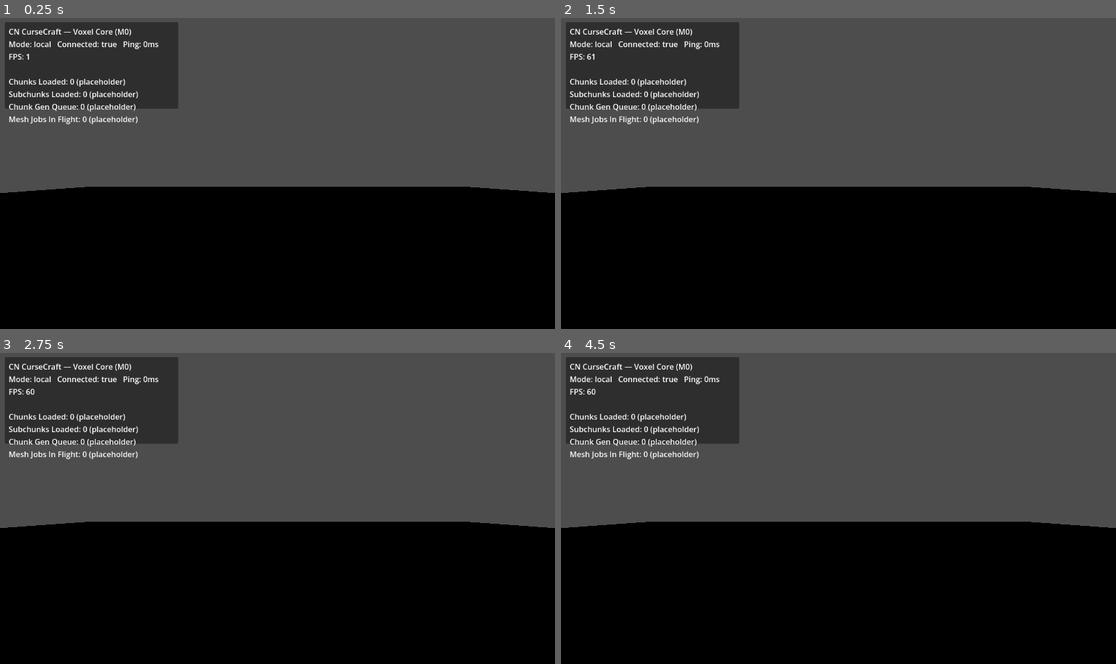
Above: before the commit, frames 1-4 (two rows, left to right).
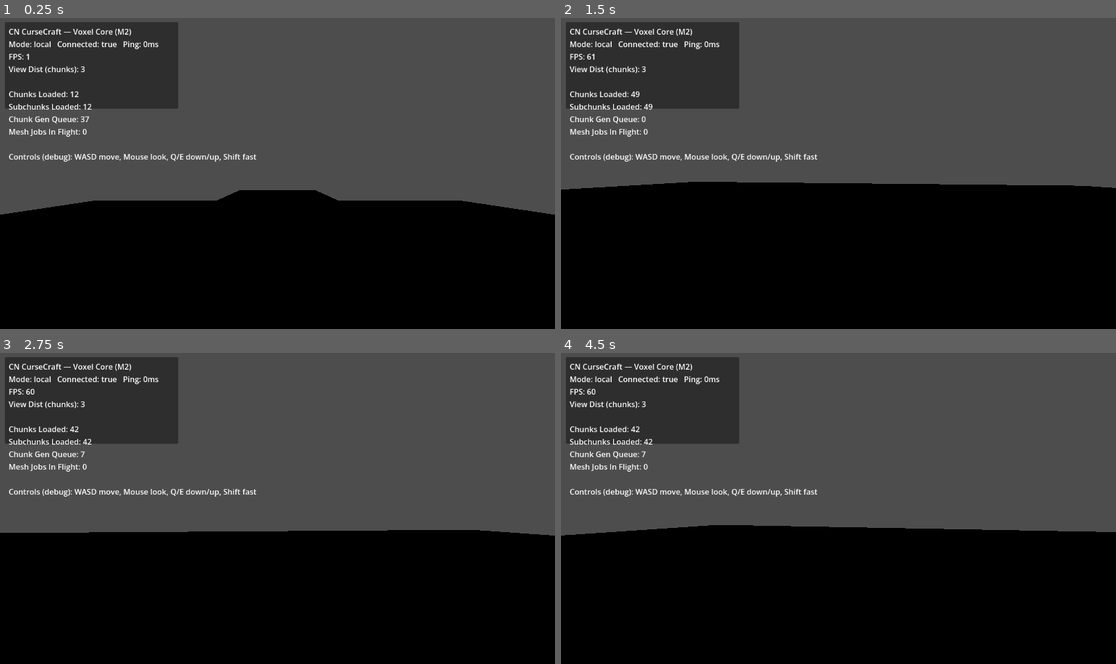
Above: after the commit, the same moments.

Repository: tomatoo1572/cn-curse-craft
Game: Godot game, scene res://client/scenes/Main.tscn
The game is run twice, just before and just after one commit, with the same random seed, the same clock (stepped at 60 frames per second) and the same inputs.
Inputs (mouse positions are in pixels of both pictures, inside the frame that each line leads up to):
- Up to frame 1 (0.25 s): no input
- Up to frame 2 (1.5 s): tap Enter at 0.5 s; move the mouse to (866, 170) at 0.52 s; hold Shift (move_fast, bound only after the commit) 0.53-1.28 s; hold W (move_forward, bound only after the commit) from 0.53 s (still down); click (866, 170) at 0.67 s; move the mouse to (810, 173) at 1.27 s; tap Shift (move_fast, bound only after the commit) at 1.35 s; click (810, 173) at 1.42 s
- Up to frame 3 (2.75 s): keep holding W (move_forward, bound only after the commit); move the mouse to (288, 502) at 2.02 s; hold Shift (move_fast, bound only after the commit) from 2.03 s (still down); click (288, 502) at 2.17 s
- Up to frame 4 (4.5 s): keep holding W (move_forward, bound only after the commit); move the mouse to (832, 511) at 2.77 s; release Shift (move_fast, bound only after the commit) at 2.78 s; tap Shift (move_fast, bound only after the commit) at 2.85, 4.35 s; click (832, 511) at 2.92 s; move the mouse to (877, 511) at 3.52 s; hold Shift (move_fast, bound only after the commit) 3.53-4.28 s; click (877, 511) at 3.67 s; move the mouse to (794, 505) at 4.27 s; click (794, 505) at 4.42 s

The runs differ from the first frame. In frame 1, 6.0% of the frame differs, in the area x 0-100%, y 3-64%; in frame 2, 2.7%; in frame 3, 4.5%; in frame 4, 3.7%.

Commit message:
M1 / 2
M1: voxel data + render one chunk (naive meshing)

M2: streaming stabilized (retry + prioritize + budget) + fly fix

Diff:
--- a/client/ClientMain.gd
+++ b/client/ClientMain.gd
@@ -1,9 +1,42 @@
 extends Node3D
 
+const BlockRegistryScript = preload("res://shared/voxel/BlockRegistry.gd")
+const ChunkWorldScript = preload("res://client/voxel/ChunkWorld.gd")
+const DebugFlyControllerScript = preload("res://client/DebugFlyController.gd")
+
 @onready var camera: Camera3D = $Player/Camera3D
+@onready var player: Node3D = $Player
 
 var _transport: Node = null
 var _server: Node = null
+
+var _blocks = null
+var _chunk_world: Node3D = null
+
+func _ready() -> void:
+	_blocks = BlockRegistryScript.new()
+	_ensure_chunk_world()
+	_ensure_debug_fly_controller_node()
+
+func _ensure_chunk_world() -> void:
+	_chunk_world = get_node_or_null("ChunkWorld") as Node3D
+	if _chunk_world == null:
+		_chunk_world = Node3D.new()
+		_chunk_world.name = "ChunkWorld"
+		_chunk_world.set_script(ChunkWorldScript)
+		add_child(_chunk_world)
+
+func _ensure_debug_fly_controller_node() -> void:
+	# Reliable: create a child node with the controller script.
+	# This guarantees _ready/_process run.
+	var existing := player.get_node_or_null("DebugFlyController")
+	if existing != null:
+		return
+
+	var ctrl := Node.new()
+	ctrl.name = "DebugFlyController"
+	ctrl.set_script(DebugFlyControllerScript)
+	player.add_child(ctrl)
 
 func boot_local_singleplayer(server: Node, transport: Node) -> void:
 	_server = server
@@ -11,23 +44,32 @@
 
 	Log.info("[client] boot local singleplayer")
 
-	var join_variant: Variant = _transport.call("request_join_world")
-	if typeof(join_variant) != TYPE_DICTIONARY:
+	var join_v: Variant = _transport.call("request_join_world")
+	if typeof(join_v) != TYPE_DICTIONARY:
 		Log.error("[client] join_world returned non-dictionary")
 		return
 
-	var join: Dictionary = join_variant as Dictionary
+	var join: Dictionary = join_v as Dictionary
 	if not join.get("ok", false):
 		Log.error("[client] failed to join world")
 		return
 
-	var spawn_variant: Variant = join.get("spawn_pos", Vector3(0, 2, 0))
-	var spawn: Vector3 = Vector3(0, 2, 0)
-	if typeof(spawn_variant) == TYPE_VECTOR3:
-		spawn = spawn_variant as Vector3
+	var spawn_v: Variant = join.get("spawn_pos", Vector3(0, 6, 0))
+	var spawn: Vector3 = Vector3(0, 6, 0)
+	if typeof(spawn_v) == TYPE_VECTOR3:
+		spawn = spawn_v as Vector3
 
-	$Player.global_position = spawn
-	Log.info("[client] joined world seed=%s spawn=%s" % [str(join.get("seed", 0)), str(spawn)])
+	player.global_position = spawn
+
+	_chunk_world.call("setup", _transport, _blocks, player)
+
+	Input.set_mouse_mode(Input.MOUSE_MODE_CAPTURED)
+
+	Stats.mode = "local"
+	Stats.connected = true
+	Stats.ping_ms = 0
+
+	Log.info("[client] joined; streaming enabled")
 
 func _unhandled_input(event: InputEvent) -> void:
 	if event is InputEventKey and event.pressed and not event.echo:
--- /dev/null
+++ b/client/DebugFlyController.gd
@@ -0,0 +1,90 @@
+extends Node
+
+@export var mouse_sensitivity: float = 0.003
+@export var move_speed: float = 12.0
+@export var fast_multiplier: float = 3.0
+@export var up_down_speed: float = 10.0
+
+var _yaw: float = 0.0
+var _pitch: float = 0.0
+
+var _player: Node3D = null
+var _camera: Camera3D = null
+
+func _ready() -> void:
+	_player = get_parent() as Node3D
+	if _player == null:
+		push_error("DebugFlyController must be a child of a Node3D (Player).")
+		return
+
+	_camera = _player.get_node_or_null("Camera3D") as Camera3D
+	if _camera == null:
+		push_error("DebugFlyController: Expected Player/Camera3D.")
+		return
+
+	_ensure_input_actions()
+
+	# Initialize yaw/pitch from current transforms
+	_yaw = _player.rotation.y
+	_pitch = _camera.rotation.x
+
+func _ensure_input_actions() -> void:
+	_add_key_action("move_forward", KEY_W)
+	_add_key_action("move_back", KEY_S)
+	_add_key_action("move_left", KEY_A)
+	_add_key_action("move_right", KEY_D)
+	_add_key_action("move_up", KEY_E)
+	_add_key_action("move_down", KEY_Q)
+	_add_key_action("move_fast", KEY_SHIFT)
+
+func _add_key_action(action: String, keycode: int) -> void:
+	if InputMap.has_action(action):
+		return
+	InputMap.add_action(action)
+	var ev := InputEventKey.new()
+	ev.keycode = keycode
+	InputMap.action_add_event(action, ev)
+
+func _unhandled_input(event: InputEvent) -> void:
+	if _player == null or _camera == null:
+		return
+
+	if event is InputEventMouseMotion and Input.get_mouse_mode() == Input.MOUSE_MODE_CAPTURED:
+		var mm := event as InputEventMouseMotion
+		_yaw -= mm.relative.x * mouse_sensitivity
+		_pitch -= mm.relative.y * mouse_sensitivity
+		_pitch = clamp(_pitch, deg_to_rad(-89.0), deg_to_rad(89.0))
+
+		_player.rotation.y = _yaw
+		_camera.rotation.x = _pitch
+
+func _process(delta: float) -> void:
+	if _player == null or _camera == null:
+		return
+
+	var fast: float = fast_multiplier if Input.is_action_pressed("move_fast") else 1.0
+
+	var dir := Vector3.ZERO
+	if Input.is_action_pressed("move_forward"):
+		dir.z -= 1.0
+	if Input.is_action_pressed("move_back"):
+		dir.z += 1.0
+	if Input.is_action_pressed("move_left"):
+		dir.x -= 1.0
+	if Input.is_action_pressed("move_right"):
+		dir.x += 1.0
+
+	if dir.length_squared() > 0.0:
+		dir = dir.normalized()
+		var forward := -_player.global_transform.basis.z
+		var right := _player.global_transform.basis.x
+
+		# FIX: W/S were inverted because dir.z is negative for forward.
+		# Use -dir.z so forward movement goes forward.
+		var move := (forward * (-dir.z) + right * dir.x) * move_speed * fast * delta
+		_player.global_position += move
+
+	if Input.is_action_pressed("move_up"):
+		_player.global_position.y += up_down_speed * fast * delta
+	if Input.is_action_pressed("move_down"):
+		_player.global_position.y -= up_down_speed * fast * delta
--- a/client/scenes/Main.tscn
+++ b/client/scenes/Main.tscn
@@ -23,6 +23,7 @@
 
 [node name="Ground" type="MeshInstance3D" parent="ClientRoot/ClientMain" unique_id=47676382]
 transform = Transform3D(50, 0, 0, 0, 1, 0, 0, 0, 50, 0, 0, 0)
+visible = false
 mesh = SubResource("PlaneMesh_qagc2")
 
 [node name="DebugOverlay" parent="." unique_id=775984326 instance=ExtResource("3_qagc2")]
--- a/client/ui/DebugOverlay.gd
+++ b/client/ui/DebugOverlay.gd
@@ -10,13 +10,16 @@
 		return
 
 	var lines: Array[String] = []
-	lines.append("CN CurseCraft — Voxel Core (M0)")
+	lines.append("CN CurseCraft — Voxel Core (M2)")
 	lines.append("Mode: %s   Connected: %s   Ping: %dms" % [Stats.mode, str(Stats.connected), Stats.ping_ms])
 	lines.append("FPS: %d" % Stats.fps)
+	lines.append("View Dist (chunks): %d" % Config.view_distance_chunks)
 	lines.append("")
-	lines.append("Chunks Loaded: %d (placeholder)" % Stats.chunks_loaded)
-	lines.append("Subchunks Loaded: %d (placeholder)" % Stats.subchunks_loaded)
-	lines.append("Chunk Gen Queue: %d (placeholder)" % Stats.chunk_gen_jobs_in_queue)
-	lines.append("Mesh Jobs In Flight: %d (placeholder)" % Stats.mesh_jobs_in_flight)
+	lines.append("Chunks Loaded: %d" % Stats.chunks_loaded)
+	lines.append("Subchunks Loaded: %d" % Stats.subchunks_loaded)
+	lines.append("Chunk Gen Queue: %d" % Stats.chunk_gen_jobs_in_queue)
+	lines.append("Mesh Jobs In Flight: %d" % Stats.mesh_jobs_in_flight)
+	lines.append("")
+	lines.append("Controls (debug): WASD move, Mouse look, Q/E down/up, Shift fast")
 
 	label.text = "\n".join(lines)
--- /dev/null
+++ b/client/voxel/ChunkRenderer.gd
@@ -0,0 +1,58 @@
+extends Node3D
+
+const MesherNaiveScript = preload("res://client/voxel/MesherNaive.gd")
+
+var _opaque_mi: MeshInstance3D
+var _trans_mi: MeshInstance3D
+
+var _opaque_mat: StandardMaterial3D
+var _trans_mat: StandardMaterial3D
+
+func _ready() -> void:
+	_ensure_children()
+	_build_materials()
+
+func _ensure_children() -> void:
+	_opaque_mi = get_node_or_null("Opaque")
+	if _opaque_mi == null:
+		_opaque_mi = MeshInstance3D.new()
+		_opaque_mi.name = "Opaque"
+		add_child(_opaque_mi)
+
+	_trans_mi = get_node_or_null("Transparent")
+	if _trans_mi == null:
+		_trans_mi = MeshInstance3D.new()
+		_trans_mi.name = "Transparent"
+		add_child(_trans_mi)
+
+func _build_materials() -> void:
+	_opaque_mat = StandardMaterial3D.new()
+	_opaque_mat.shading_mode = BaseMaterial3D.SHADING_MODE_PER_PIXEL
+	_opaque_mat.albedo_color = Color(0.65, 0.65, 0.70) # stone-ish placeholder
+
+	_trans_mat = StandardMaterial3D.new()
+	_trans_mat.transparency = BaseMaterial3D.TRANSPARENCY_ALPHA
+	_trans_mat.albedo_color = Color(0.7, 0.9, 1.0, 0.35)
+	_trans_mat.cull_mode = BaseMaterial3D.CULL_DISABLED
+
+func render_chunk_sub0(chunk, blocks) -> void:
+	# M1: we only render subchunk y=0 at chunk origin
+	var sub = chunk.get_sub(0)
+	if sub == null:
+		_opaque_mi.mesh = null
+		_trans_mi.mesh = null
+		return
+
+	var origin := Vector3(chunk.cx * 16, 0, chunk.cz * 16)
+	var result: Dictionary = MesherNaiveScript.build_mesh_for_subchunk(sub, blocks, origin)
+
+	var opaque_mesh: ArrayMesh = result["opaque"]
+	var trans_mesh: ArrayMesh = result["transparent"]
+
+	_opaque_mi.mesh = opaque_mesh
+	if _opaque_mi.mesh != null and _opaque_mi.mesh.get_surface_count() > 0:
+		_opaque_mi.set_surface_override_material(0, _opaque_mat)
+
+	_trans_mi.mesh = trans_mesh
+	if _trans_mi.mesh != null and _trans_mi.mesh.get_surface_count() > 0:
+		_trans_mi.set_surface_override_material(0, _trans_mat)
--- /dev/null
+++ b/client/voxel/ChunkWorld.gd
@@ -0,0 +1,174 @@
+extends Node3D
+
+const VoxelChunkScript = preload("res://shared/voxel/VoxelChunk.gd")
+const ChunkRendererScript = preload("res://client/voxel/ChunkRenderer.gd")
+
+var _transport: Node = null
+var _blocks = null
+var _player: Node3D = null
+
+# key "cx,cz" -> ChunkRenderer node
+var _renderers: Dictionary = {}
+
+# Desired requests waiting to be sent (Vector2i)
+var _request_queue: Array[Vector2i] = []
+
+# key -> next_retry_msec (int). If key exists, we are pending and should retry after that time.
+var _pending_until: Dictionary = {}
+
+# Tuning
+const REQUESTS_PER_FRAME: int = 4
+const PENDING_RETRY_MS: int = 200
+
+func setup(transport: Node, blocks, player: Node3D) -> void:
+	_transport = transport
+	_blocks = blocks
+	_player = player
+
+func _process(_delta: float) -> void:
+	if _transport == null or _blocks == null or _player == null:
+		return
+
+	_update_stream_sets()
+	_process_requests_budgeted()
+
+	# Stats
+	Stats.chunks_loaded = _renderers.size()
+	Stats.subchunks_loaded = _renderers.size()
+	Stats.chunk_gen_jobs_in_queue = _request_queue.size() + _pending_until.size()
+	Stats.mesh_jobs_in_flight = 0
+
+func _player_chunk() -> Vector2i:
+	var p: Vector3 = _player.global_position
+	var cx: int = int(floor(p.x / 16.0))
+	var cz: int = int(floor(p.z / 16.0))
+	return Vector2i(cx, cz)
+
+func _update_stream_sets() -> void:
+	var center: Vector2i = _player_chunk()
+	var vd: int = max(1, Config.view_distance_chunks)
+
+	# Build desired set and a sorted list by distance (near first)
+	var desired: Dictionary = {}
+	var ordered: Array[Vector2i] = []
+
+	for dz in range(-vd, vd + 1):
+		for dx in range(-vd, vd + 1):
+			var c := Vector2i(center.x + dx, center.y + dz)
+			var k := _key(c.x, c.y)
+			desired[k] = true
+			ordered.append(c)
+
+	# Sort by squared distance to center so near chunks load first
+	ordered.sort_custom(func(a: Vector2i, b: Vector2i) -> bool:
+		var da := (a.x - center.x) * (a.x - center.x) + (a.y - center.y) * (a.y - center.y)
+		var db := (b.x - center.x) * (b.x - center.x) + (b.y - center.y) * (b.y - center.y)
+		return da < db
+	)
+
+	# Enqueue missing (but never duplicate)
+	# We rebuild the queue each frame based on desired set to avoid stale duplicates.
+	var new_queue: Array[Vector2i] = []
+	for c in ordered:
+		var k2 := _key(c.x, c.y)
+		if _renderers.has(k2):
+			continue
+		# if pending, don't enqueue; pending will be retried by timer logic
+		if _pending_until.has(k2):
+			continue
+		new_queue.append(c)
+
+	_request_queue = new_queue
+
+	# Unload chunks no longer desired
+	var to_remove: Array[String] = []
+	for k3 in _renderers.keys():
+		if not desired.has(k3):
+			to_remove.append(k3)
+
+	for k4 in to_remove:
+		var n: Node = _renderers[k4]
+		if is_instance_valid(n):
+			n.queue_free()
+		_renderers.erase(k4)
+		_pending_until.erase(k4)
+
+func _process_requests_budgeted() -> void:
+	var now_ms: int = Time.get_ticks_msec()
+
+	# First, retry pending chunks that are due (limited by budget)
+	var budget: int = REQUESTS_PER_FRAME
+
+	# Collect due pending keys
+	var due: Array[String] = []
+	for k in _pending_until.keys():
+		var t: int = int(_pending_until[k])
+		if now_ms >= t:
+			due.append(k)
+
+	# Retry due pending (closest first if possible)
+	# We'll just retry in dictionary order for simplicity; good enough for M2.
+	for k in due:
+		if budget <= 0:
+			break
+		var parts := k.split(",")
+		if parts.size() != 2:
+			_pending_until.erase(k)
+			continue
+		var cx: int = int(parts[0])
+		var cz: int = int(parts[1])
+		_try_request_chunk(cx, cz, now_ms)
+		budget -= 1
+
+	# Then request new chunks from the queue
+	while budget > 0 and not _request_queue.is_empty():
+		var c: Vector2i = _request_queue.pop_front()
+		_try_request_chunk(c.x, c.y, now_ms)
+		budget -= 1
+
+func _try_request_chunk(cx: int, cz: int, now_ms: int) -> void:
+	var k := _key(cx, cz)
+	if _renderers.has(k):
+		_pending_until.erase(k)
+		return
+
+	var resp_v: Variant = _transport.call("request_chunk", cx, cz)
+	if typeof(resp_v) != TYPE_DICTIONARY:
+		_pending_until[k] = now_ms + PENDING_RETRY_MS
+		return
+
+	var resp: Dictionary = resp_v as Dictionary
+
+	# Pending: set next retry time
+	if resp.get("pending", false):
+		_pending_until[k] = now_ms + PENDING_RETRY_MS
+		return
+
+	_pending_until.erase(k)
+
+	if not resp.get("ok", false):
+		return
+
+	var bytes_v: Variant = resp.get("bytes", PackedByteArray())
+	if typeof(bytes_v) != TYPE_PACKED_BYTE_ARRAY:
+		return
+
+	var bytes: PackedByteArray = bytes_v as PackedByteArray
+	var chunk = VoxelChunkScript.from_serialized(cx, cz, bytes, 0)
+	_spawn_renderer_for_chunk(chunk)
+
+func _spawn_renderer_for_chunk(chunk) -> void:
+	var k := _key(chunk.cx, chunk.cz)
+	if _renderers.has(k):
+		return
+
+	var r := Node3D.new()
+	r.name = "Chunk_%d_%d" % [chunk.cx, chunk.cz]
+	r.set_script(ChunkRendererScript)
+	add_child(r)
+
+	r.call("render_chunk_sub0", chunk, _blocks)
+	_renderers[k] = r
+
+func _key(cx: int, cz: int) -> String:
+	return "%d,%d" % [cx, cz]
--- /dev/null
+++ b/client/voxel/MesherNaive.gd
@@ -0,0 +1,115 @@
+extends RefCounted
+class_name MesherNaive
+
+# Builds an ArrayMesh for one 16x16x16 subchunk.
+# Naive meshing: one quad per exposed face.
+
+const FACE_DIRS := [
+	Vector3i( 1, 0, 0), # +X
+	Vector3i(-1, 0, 0), # -X
+	Vector3i( 0, 1, 0), # +Y
+	Vector3i( 0,-1, 0), # -Y
+	Vector3i( 0, 0, 1), # +Z
+	Vector3i( 0, 0,-1)  # -Z
+]
+
+# For each face: 4 vertices (local cube positions)
+const FACE_VERTS := [
+	# +X
+	[Vector3(1,0,0), Vector3(1,1,0), Vector3(1,1,1), Vector3(1,0,1)],
+	# -X
+	[Vector3(0,0,1), Vector3(0,1,1), Vector3(0,1,0), Vector3(0,0,0)],
+	# +Y
+	[Vector3(0,1,1), Vector3(1,1,1), Vector3(1,1,0), Vector3(0,1,0)],
+	# -Y
+	[Vector3(0,0,0), Vector3(1,0,0), Vector3(1,0,1), Vector3(0,0,1)],
+	# +Z
+	[Vector3(1,0,1), Vector3(1,1,1), Vector3(0,1,1), Vector3(0,0,1)],
+	# -Z
+	[Vector3(0,0,0), Vector3(0,1,0), Vector3(1,1,0), Vector3(1,0,0)]
+]
+
+const FACE_NORMALS := [
+	Vector3( 1, 0, 0),
+	Vector3(-1, 0, 0),
+	Vector3( 0, 1, 0),
+	Vector3( 0,-1, 0),
+	Vector3( 0, 0, 1),
+	Vector3( 0, 0,-1)
+]
+
+static func build_mesh_for_subchunk(sub, blocks: BlockRegistry, origin: Vector3) -> Dictionary:
+	# returns { "opaque": ArrayMesh, "transparent": ArrayMesh }
+	var opaque := _build(sub, blocks, origin, false)
+	var trans := _build(sub, blocks, origin, true)
+	return {"opaque": opaque, "transparent": trans}
+
+static func _build(sub, blocks: BlockRegistry, origin: Vector3, want_transparent: bool) -> ArrayMesh:
+	var verts := PackedVector3Array()
+	var norms := PackedVector3Array()
+	var uvs := PackedVector2Array()
+	var indices := PackedInt32Array()
+
+	var index_cursor: int = 0
+
+	for y in range(16):
+		for z in range(16):
+			for x in range(16):
+				var id: int = sub.get_block(x, y, z)
+				if blocks.is_air(id):
+					continue
+
+				var def := blocks.get_def(id)
+				if def.is_transparent != want_transparent:
+					continue
+
+				for f in range(6):
+					var d: Vector3i = FACE_DIRS[f]
+					var nx: int = x + d.x
+					var ny: int = y + d.y
+					var nz: int = z + d.z
+
+					var neighbor_id: int = 0
+					var in_bounds: bool = (nx >= 0 and nx < 16 and ny >= 0 and ny < 16 and nz >= 0 and nz < 16)
+					if in_bounds:
+						neighbor_id = sub.get_block(nx, ny, nz)
+					else:
+						neighbor_id = 0 # treat outside as air (M1: single subchunk only)
+
+					if not blocks.is_air(neighbor_id):
+						continue
+
+					# Add quad
+					var fv = FACE_VERTS[f]
+					var nrm: Vector3 = FACE_NORMALS[f]
+
+					for i in range(4):
+						verts.append(origin + Vector3(x, y, z) + fv[i])
+						norms.append(nrm)
+
+					# placeholder UVs (0..1)
+					uvs.append(Vector2(0, 0))
+					uvs.append(Vector2(0, 1))
+					uvs.append(Vector2(1, 1))
+					uvs.append(Vector2(1, 0))
+
+					# two triangles: (0,1,2) and (0,2,3)
+					indices.append(index_cursor + 0)
+					indices.append(index_cursor + 1)
+					indices.append(index_cursor + 2)
+					indices.append(index_cursor + 0)
+					indices.append(index_cursor + 2)
+					indices.append(index_cursor + 3)
+					index_cursor += 4
+
+	var arrays := []
+	arrays.resize(Mesh.ARRAY_MAX)
+	arrays[Mesh.ARRAY_VERTEX] = verts
+	arrays[Mesh.ARRAY_NORMAL] = norms
+	arrays[Mesh.ARRAY_TEX_UV] = uvs
+	arrays[Mesh.ARRAY_INDEX] = indices
+
+	var mesh := ArrayMesh.new()
+	if verts.size() > 0:
+		mesh.add_surface_from_arrays(Mesh.PRIMITIVE_TRIANGLES, arrays)
+	return mesh
--- a/server/LocalServerTransport.gd
+++ b/server/LocalServerTransport.gd
@@ -10,8 +10,32 @@
 	return {
 		"ok": true,
 		"seed": 12345,
-		"spawn_pos": Vector3(0, 2, 0)
+		"spawn_pos": Vector3(8, 6, 8)
 	}
 
-func request_player_move(_desired: Vector3) -> void:
-	pass
+func request_chunk(cx: int, cz: int) -> Dictionary:
+	if server == null:
+		return {"ok": false, "pending": false, "error": "no_server"}
+
+	var ws: Node = server.get_node_or_null("WorldState")
+	if ws == null:
+		return {"ok": false, "pending": false, "error": "no_world_state"}
+
+	var resp_v: Variant = ws.call("request_subchunk0_bytes", cx, cz)
+	if typeof(resp_v) != TYPE_DICTIONARY:
+		return {"ok": false, "pending": false, "error": "bad_world_state_resp"}
+
+	var resp: Dictionary = resp_v as Dictionary
+
+	# Pass through pending/ok
+	if resp.get("pending", false):
+		return {"ok": false, "pending": true}
+
+	if not resp.get("ok", false):
+		return {"ok": false, "pending": false, "error": "gen_failed"}
+
+	var bytes_v: Variant = resp.get("bytes", PackedByteArray())
+	if typeof(bytes_v) != TYPE_PACKED_BYTE_ARRAY:
+		return {"ok": false, "pending": false, "error": "bad_bytes"}
+
+	return {"ok": true, "pending": false, "cx": cx, "cz": cz, "sub_y": 0, "bytes": (bytes_v as PackedByteArray)}
--- a/server/ServerMain.gd
+++ b/server/ServerMain.gd
@@ -2,9 +2,19 @@
 
 signal tick_happened(server_time_sec: float)
 
+const WorldStateScript = preload("res://server/world/WorldState.gd")
+
 var _tick_rate: int = 20
 var _accum: float = 0.0
 var _server_time_sec: float = 0.0
+
+var world_state: Node = null
+
+func _ready() -> void:
+	# Create world state as a child so transport can find it
+	world_state = WorldStateScript.new()
+	world_state.name = "WorldState"
+	add_child(world_state)
 
 func start(tick_rate: int) -> void:
 	_tick_rate = max(1, tick_rate)
--- /dev/null
+++ b/server/world/WorldGenFlat.gd
@@ -0,0 +1,18 @@
+extends RefCounted
+
+# M2: thread-safe static generator (no shared state)
+# subchunk y=0: y=0..3 stone, else air
+
+static func generate_subchunk_0_bytes() -> PackedByteArray:
+	var bytes := PackedByteArray()
+	bytes.resize(16 * 16 * 16)
+
+	for y in range(16):
+		for z in range(16):
+			for x in range(16):
+				var idx := x + (z * 16) + (y * 256)
+				if y <= 3:
+					bytes[idx] = 1 # stone
+				else:
+					bytes[idx] = 0 # air
+	return bytes
--- /dev/null
+++ b/server/world/WorldState.gd
@@ -0,0 +1,36 @@
+extends Node
+
+const WorldGenFlatScript = preload("res://server/world/WorldGenFlat.gd")
+
+# key "cx,cz" -> PackedByteArray (subchunk 0 only for now)
+var _chunk_bytes: Dictionary = {}
+var _pending: Dictionary = {}
+
+func request_subchunk0_bytes(cx: int, cz: int) -> Dictionary:
+	var key := "%d,%d" % [cx, cz]
+
+	if _chunk_bytes.has(key):
+		return {"ok": true, "pending": false, "bytes": _chunk_bytes[key]}
+
+	if _pending.has(key):
+		return {"ok": false, "pending": true}
+
+	# Not generated yet: enqueue async job
+	_pending[key] = true
+
+	# Skeleton async generation
+	var callable := Callable(self, "_gen_task").bind(cx, cz, key)
+	WorkerThreadPool.add_task(callable)
+
+	return {"ok": false, "pending": true}
+
+func _gen_task(cx: int, cz: int, key: String) -> void:
+	# This runs on a worker thread.
+	# Generate bytes (pure data), then hand off storing to main thread.
+	var bytes: PackedByteArray = WorldGenFlatScript.generate_subchunk_0_bytes()
+	Callable(self, "_finish_gen").call_deferred(key, bytes)
+
+func _finish_gen(key: String, bytes: PackedByteArray) -> void:
+	# Main thread
+	_chunk_bytes[key] = bytes
+	_pending.erase(key)
--- a/shared/Config.gd
+++ b/shared/Config.gd
@@ -2,7 +2,7 @@
 
 var show_debug_overlay: bool = true
 var target_tick_rate: int = 20
-var view_distance_chunks: int = 8
+var view_distance_chunks: int = 3
 
 var log_to_file: bool = true
 var log_folder: String = "user://logs"
--- /dev/null
+++ b/shared/voxel/BlockDef.gd
@@ -0,0 +1,11 @@
+extends RefCounted
+class_name BlockDef
+
+var id: int = 0
+var name: String = "air"
+
+var is_solid: bool = false
+var is_transparent: bool = false
+
+# Placeholder for future texture atlas indexing
+var uv_index: int = 0
--- /dev/null
+++ b/shared/voxel/BlockRegistry.gd
@@ -0,0 +1,39 @@
+extends RefCounted
+class_name BlockRegistry
+
+var _by_id: Dictionary = {} # int -> BlockDef
+var _air: BlockDef
+
+func _init() -> void:
+	_register_core()
+
+func _register_core() -> void:
+	# Air (0)
+	var air := BlockDef.new()
+	air.id = 0
+	air.name = "air"
+	air.is_solid = false
+	air.is_transparent = true
+	air.uv_index = 0
+	register_block(air)
+	_air = air
+
+	# Stone (1)
+	var stone := BlockDef.new()
+	stone.id = 1
+	stone.name = "stone"
+	stone.is_solid = true
+	stone.is_transparent = false
+	stone.uv_index = 1
+	register_block(stone)
+
+func register_block(def: BlockDef) -> void:
+	_by_id[def.id] = def
+
+func get_def(id: int) -> BlockDef:
+	if _by_id.has(id):
+		return _by_id[id]
+	return _air
+
+func is_air(id: int) -> bool:
+	return id == 0
--- /dev/null
+++ b/shared/voxel/VoxelChunk.gd
@@ -0,0 +1,65 @@
+extends RefCounted
+class_name VoxelChunk
+
+const SIZE_X: int = 16
+const SIZE_Z: int = 16
+const SUB_SIZE_Y: int = 16
+
+var cx: int
+var cz: int
+
+# sub_y (int) -> VoxelSubChunk
+var _subs: Dictionary = {} # Dictionary[int, VoxelSubChunk]
+
+func _init(chunk_x: int, chunk_z: int) -> void:
+	cx = chunk_x
+	cz = chunk_z
+
+func get_or_create_sub(sub_y: int) -> VoxelSubChunk:
+	if _subs.has(sub_y):
+		return _subs[sub_y] as VoxelSubChunk
+	var s: VoxelSubChunk = VoxelSubChunk.new()
+	_subs[sub_y] = s
+	return s
+
+func get_sub(sub_y: int) -> VoxelSubChunk:
+	if _subs.has(sub_y):
+		return _subs[sub_y] as VoxelSubChunk
+	return null
+
+func set_block_local(x: int, y: int, z: int, id: int, sub_y: int = 0) -> void:
+	var s: VoxelSubChunk = get_or_create_sub(sub_y)
+	s.set_block(x, y, z, id)
+
+func get_block_local(x: int, y: int, z: int, sub_y: int = 0) -> int:
+	var s: VoxelSubChunk = get_sub(sub_y)
+	if s == null:
+		return 0
+	return s.get_block(x, y, z)
+
+# --- Serialization (M1: only one subchunk "0") ---
+
+func serialize_subchunk(sub_y: int = 0) -> PackedByteArray:
+	var s: VoxelSubChunk = get_sub(sub_y)
+	if s == null:
+		var empty: PackedByteArray = PackedByteArray()
+		empty.resize(VoxelSubChunk.VOXELS)
+		return empty
+	return s.blocks.duplicate()
+
+static func from_serialized(chunk_x: int, chunk_z: int, bytes: PackedByteArray, sub_y: int = 0) -> VoxelChunk:
+	var c: VoxelChunk = VoxelChunk.new(chunk_x, chunk_z)
+	var s: VoxelSubChunk = c.get_or_create_sub(sub_y)
+
+	# Expect 4096 bytes; if not, create empty and copy what we can.
+	if bytes.size() != VoxelSubChunk.VOXELS:
+		var fixed: PackedByteArray = PackedByteArray()
+		fixed.resize(VoxelSubChunk.VOXELS)
+		var n: int = min(bytes.size(), VoxelSubChunk.VOXELS)
+		for i in range(n):
+			fixed[i] = bytes[i]
+		s.blocks = fixed
+	else:
+		s.blocks = bytes.duplicate()
+
+	return c
--- /dev/null
+++ b/shared/voxel/VoxelSubChunk.gd
@@ -0,0 +1,27 @@
+extends RefCounted
+class_name VoxelSubChunk
+
+const SIZE: int = 16
+const VOXELS: int = SIZE * SIZE * SIZE # 4096
+
+# PackedByteArray is compact and fast enough for now (0..255 block IDs)
+var blocks: PackedByteArray
+
+func _init() -> void:
+	blocks = PackedByteArray()
+	blocks.resize(VOXELS)
+	# default is 0 (air)
+
+static func _index(x: int, y: int, z: int) -> int:
+	# x + z*16 + y*256
+	return x + (z * SIZE) + (y * SIZE * SIZE)
+
+func get_block(x: int, y: int, z: int) -> int:
+	return int(blocks[_index(x, y, z)])
+
+func set_block(x: int, y: int, z: int, id: int) -> void:
+	blocks[_index(x, y, z)] = id
+
+func fill(id: int) -> void:
+	for i in range(VOXELS):
+		blocks[i] = id
Not shown, added: client/DebugFlyController.gd.uid
Not shown, added: client/voxel/ChunkRenderer.gd.uid
Not shown, added: client/voxel/ChunkWorld.gd.uid
Not shown, added: client/voxel/MesherNaive.gd.uid
Not shown, added: server/world/WorldGenFlat.gd.uid
Not shown, added: server/world/WorldState.gd.uid
Not shown, added: shared/voxel/BlockDef.gd.uid
Not shown, added: shared/voxel/BlockRegistry.gd.uid
Not shown, added: shared/voxel/VoxelChunk.gd.uid
Not shown, added: shared/voxel/VoxelSubChunk.gd.uid
